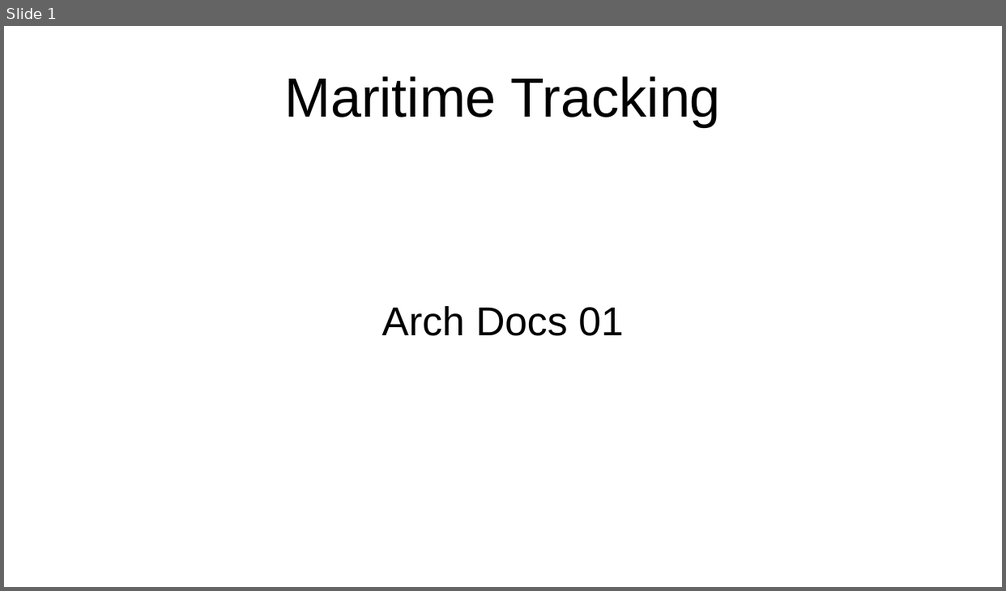
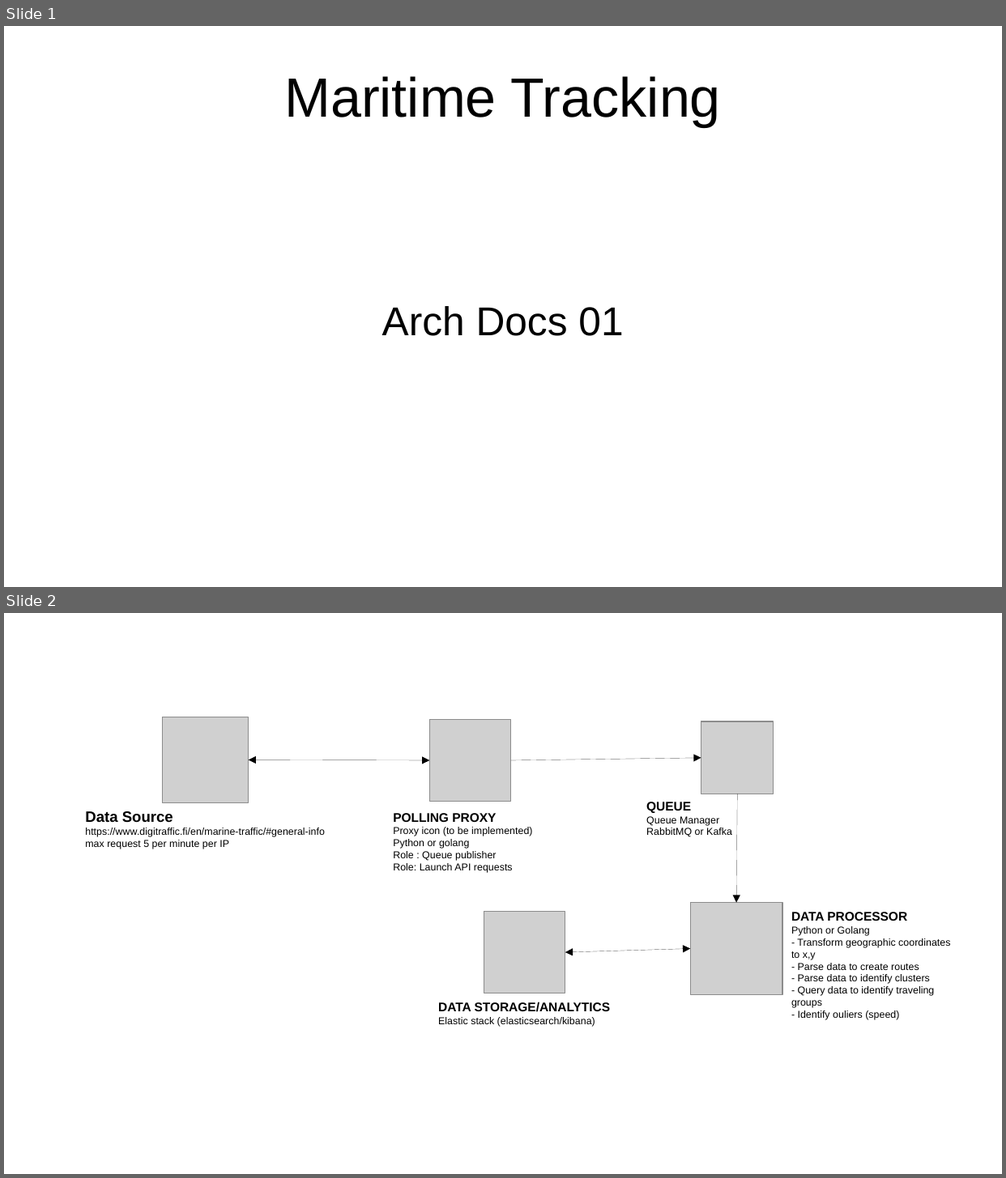
Before and after one commit to helberius/maritime_tracking, a slide deck: arch_docs/arch_design_01.odp. Shown one above the other, each under a label of ours: slide 1 before the commit, slides 1 and 2 after it. The pictures are 1006x591 and 1006x1178 pixels, drawn with LibreOffice and Linux fonts; fonts in the diff are those of the drawing; grey boxes stand for pictures. Boxes give left, top, right and bottom in pixels: in the first picture for what was removed or moved away, otherwise in the second. Text is boxed around its words. In the diff, an @@ line names an element or a change of style, - is before the commit and + after.

```diff
--- a/arch_docs/arch_design_01.odp
+++ b/arch_docs/arch_design_01.odp
@@ slide 2 added at <box>4,613,1002,1174</box>, background #FFFFFF @@
@@ picture added at <box>163,717,249,803</box> @@
@@ picture added at <box>429,720,511,802</box> @@
@@ picture added at <box>701,722,774,794</box> @@
@@ arrow added from (511, 760) to (701, 758), #000000 0 pt @@
@@ double arrow added from (249, 760) to (429, 760), #000000 0 pt @@
@@ text added at <box>646,802,732,837</box>, 8 pt, text #000000 @@
+QUEUE
+Queue Manager
+RabbitMQ or Kafka
@@ arrow added from (738, 794) to (736, 903), #000000 0 pt @@
@@ text added at <box>85,811,325,850</box>, 8 pt, text #000000 @@
+Data Source
+https://www.digitraffic.fi/en/marine-traffic/#general-info
+max request 5 per minute per IP
@@ text added at <box>393,813,532,873</box>, 8 pt, text #000000 @@
+POLLING PROXY
+Proxy icon (to be implemented)
+Python or golang
+Role : Queue publisher
+Role: Launch API requests
@@ picture added at <box>690,903,782,995</box> @@
@@ picture added at <box>484,912,565,994</box> @@
@@ text added at <box>791,912,950,1020</box>, 8 pt, text #000000 @@
+DATA PROCESSOR
+Python or Golang
+- Transform geographic coordinates to x,y
+- Parse data to create routes
+- Parse data to identify clusters
+- Query data to identify traveling groups
+- Identify ouliers (speed)
@@ double arrow added from (690, 949) to (565, 952), #000000 0 pt @@
@@ text added at <box>438,1002,611,1027</box>, 8 pt, text #000000 @@
+DATA STORAGE/ANALYTICS
+Elastic stack (elasticsearch/kibana)
```
Also in this commit, not shown: 1 other file.
